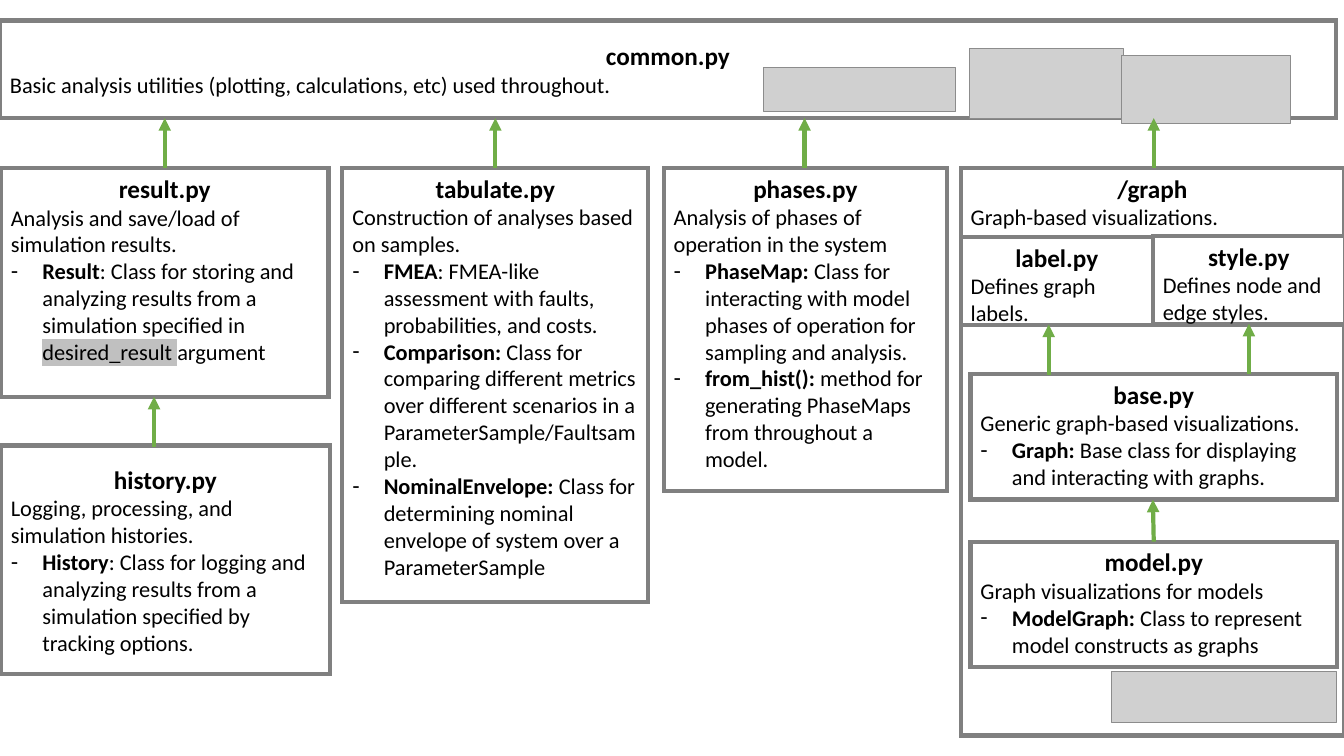
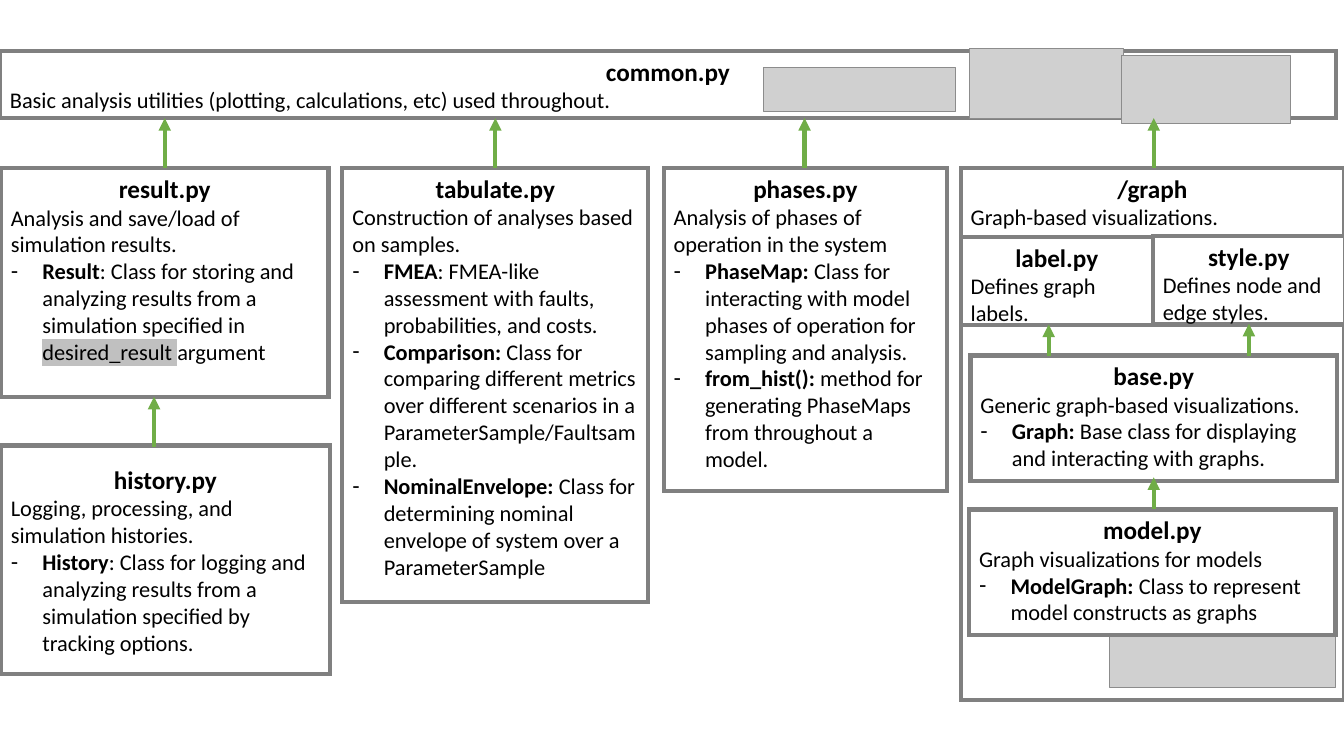
Before and after one commit to nasa/fmdtools, a slide deck: slide 11 of docs-source/figures/powerpoint/powerpoint_figures.pptx. Drawn at 1344x756 pixels with LibreOffice and Linux fonts; fonts in the diff are those of the drawing; grey boxes stand for pictures. Boxes give left, top, right and bottom in pixels: in the first picture for what was removed or moved away, otherwise in the second. Text is boxed around its words. In the diff, an @@ line names an element or a change of style, - is before the commit and + after.

```diff
--- a/docs-source/figures/powerpoint/powerpoint_figures.pptx
+++ b/docs-source/figures/powerpoint/powerpoint_figures.pptx
@@ rectangle "common.py": place and size @@
-rectangle "common.py" at <box>0,20,1336,118</box>
+rectangle "common.py" at <box>0,51,1336,118</box>
@@ rectangle "/graph": place and size @@
-rectangle "/graph" at <box>961,168,1344,736</box>
+rectangle "/graph" at <box>961,168,1344,701</box>
@@ arrow moved from (1049, 375) - (1049, 325) to (1049, 356) - (1049, 325) @@
@@ arrow moved from (1249, 374) - (1249, 324) to (1249, 356) - (1249, 324) @@
@@ rectangle "base.py": place and size @@
-rectangle "base.py" at <box>971,374,1338,500</box>
+rectangle "base.py" at <box>971,356,1338,482</box>
@@ arrow moved from (1154, 541) - (1153, 500) to (1154, 509) - (1154, 478) @@
@@ rectangle "model.py": place and size @@
-rectangle "model.py" at <box>971,541,1338,667</box>
+rectangle "model.py" at <box>970,510,1337,636</box>
@@ picture: place and size @@
-picture at <box>1111,671,1337,722</box>
+picture at <box>1110,637,1336,688</box>
```
Also in this commit, not shown: 11 other slides changed, 20 other files.
